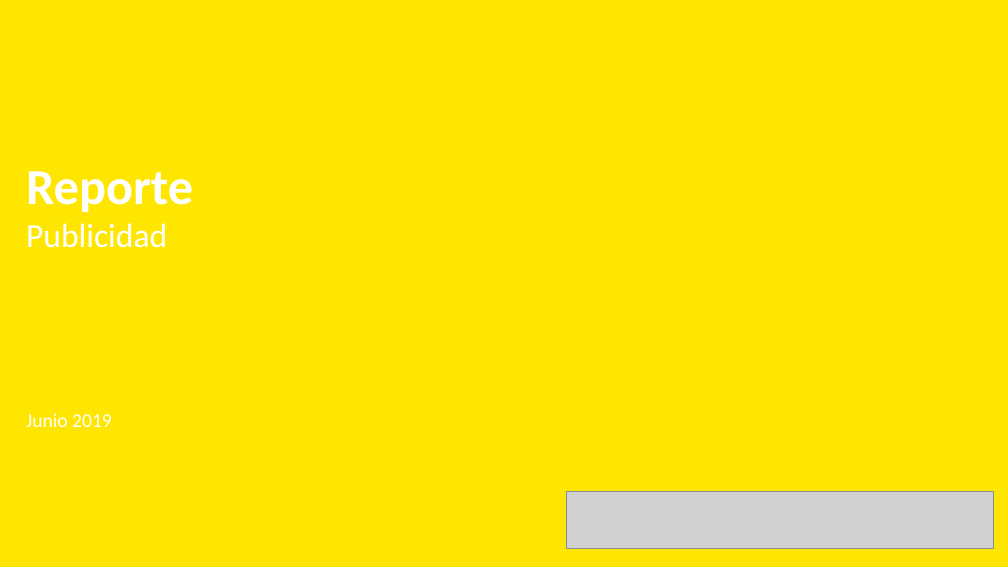
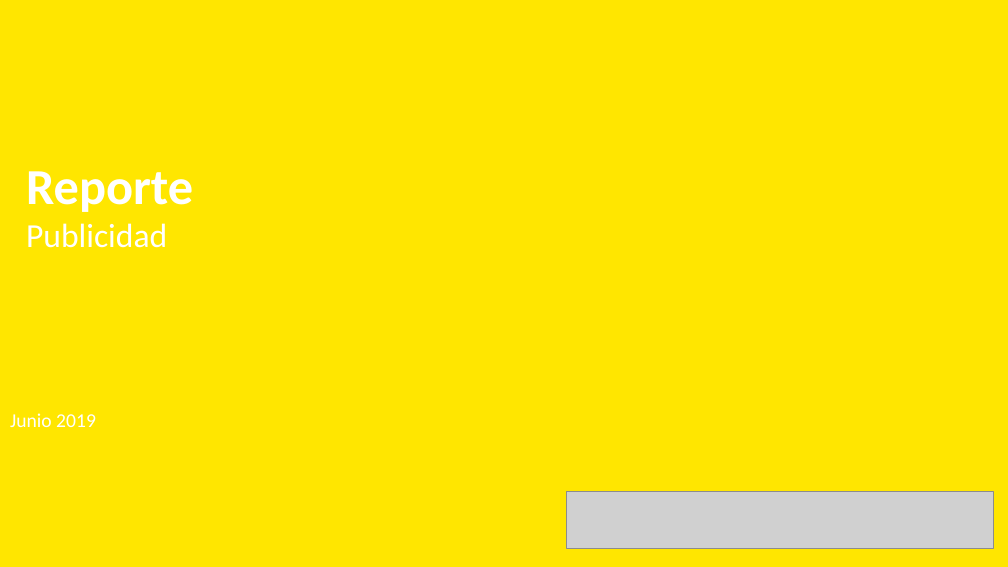
Before and after one commit to Nicolasvegam/PubliBOT, a slide deck: slide 1 of template_report.pptx. Drawn at 1008x567 pixels with LibreOffice and Linux fonts; fonts in the diff are those of the drawing; grey boxes stand for pictures. Boxes give left, top, right and bottom in pixels: in the first picture for what was removed or moved away, otherwise in the second. Text is boxed around its words. In the diff, an @@ line names an element or a change of style, - is before the commit and + after.

```diff
--- a/template_report.pptx
+++ b/template_report.pptx
@@ title "Junio 2019": place and size @@
-title "Junio 2019" at bbox=[26, 413, 112, 427]
+title "Junio 2019" at bbox=[10, 413, 96, 427]
```
Also in this commit, not shown: 11 other slides changed, 7 other files.
